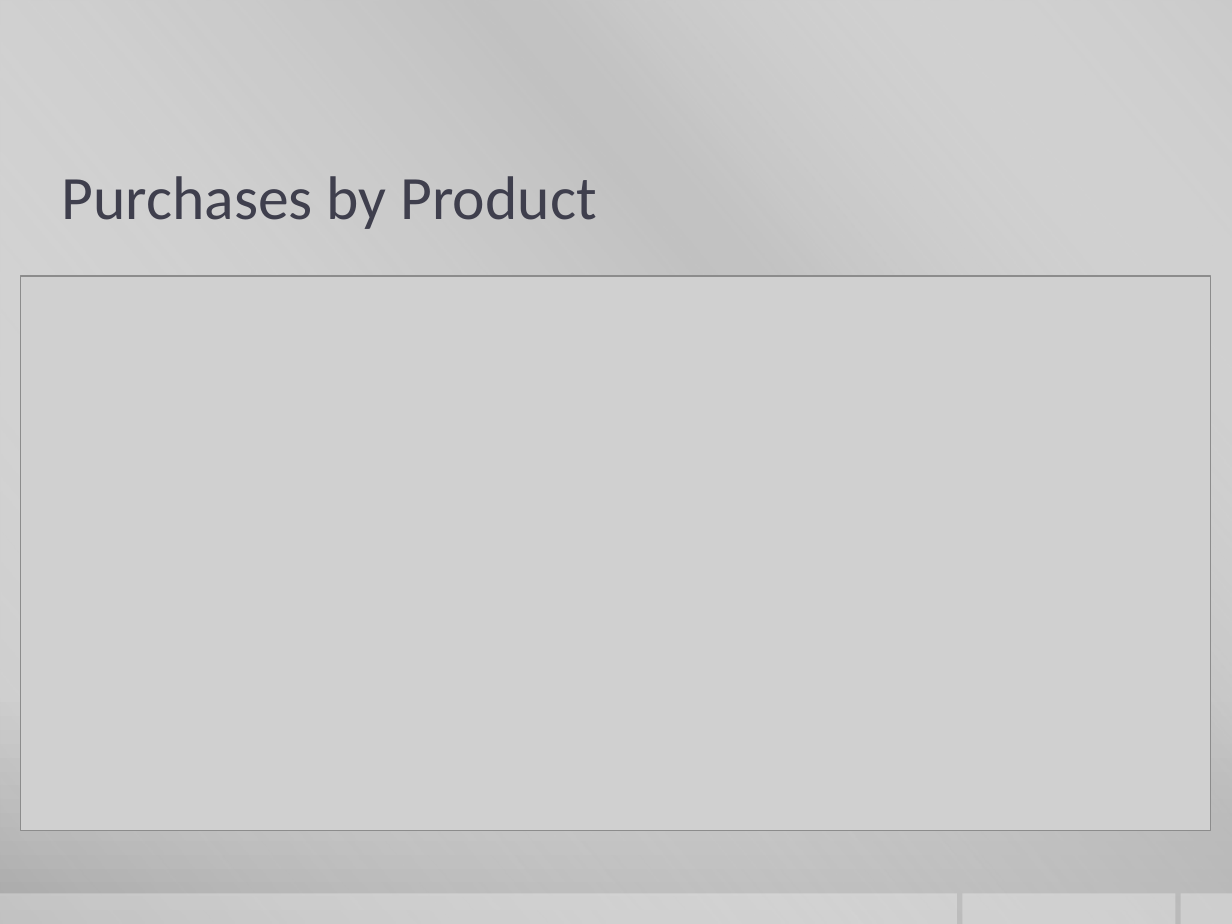
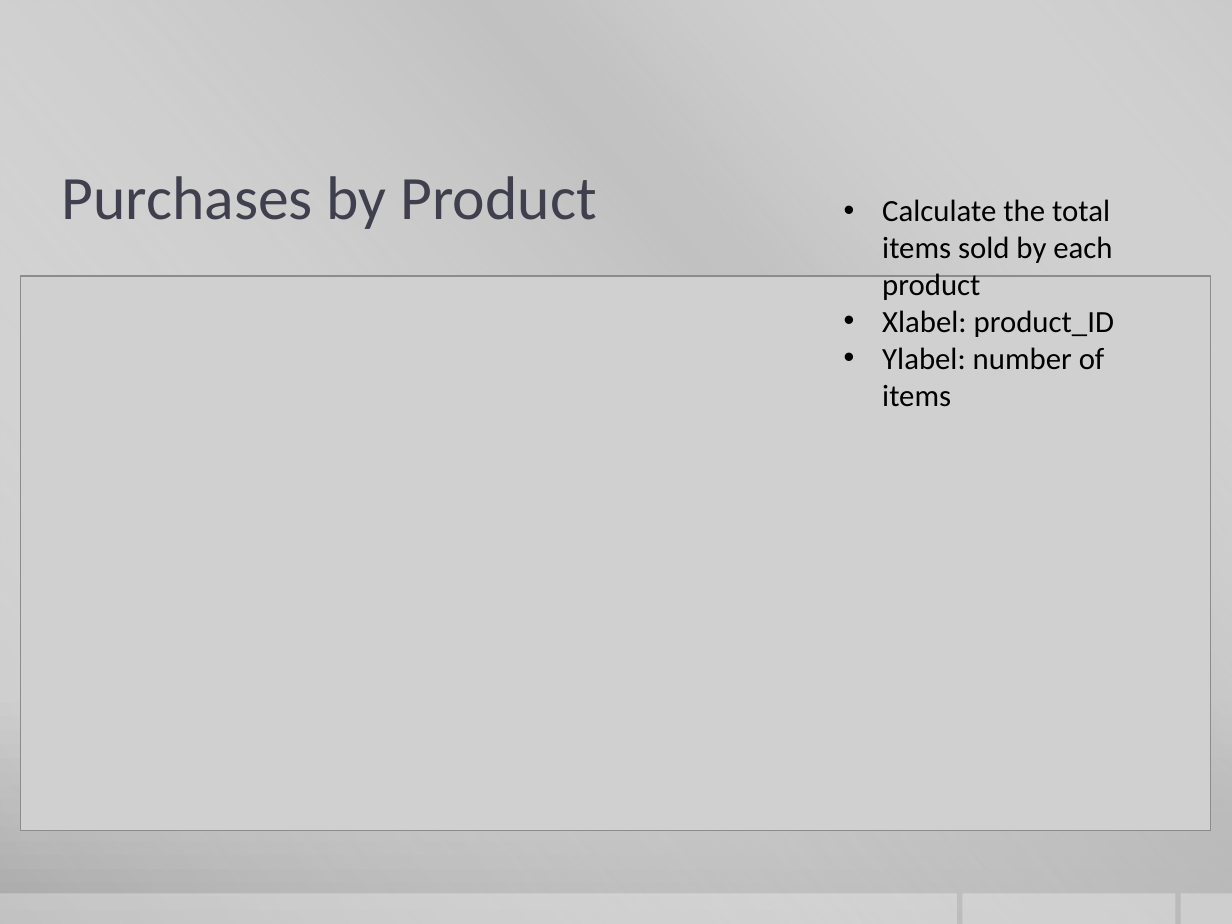
Before and after one commit to curtiskelsey/CS8370Group, a slide deck: slide 6 of Advertising Positioning.pptx (slide 4 before the commit). Drawn at 1232x924 pixels with LibreOffice and Linux fonts; fonts in the diff are those of the drawing; grey boxes stand for pictures; background and template pictures are left out. Boxes give left, top, right and bottom in pixels: in the first picture for what was removed or moved away, otherwise in the second. Text is boxed around its words. In the diff, an @@ line names an element or a change of style, - is before the commit and + after.

```diff
--- a/Advertising Positioning.pptx
+++ b/Advertising Positioning.pptx
@@ text added at (882, 199, 1114, 407), 18 pt, text #000000 @@
+• Calculate the total items sold by each product
+• Xlabel: product_ID
+• Ylabel: number of items
```
Also in this commit, not shown: 3 other slides changed, 8 slides added, 16 other files.
